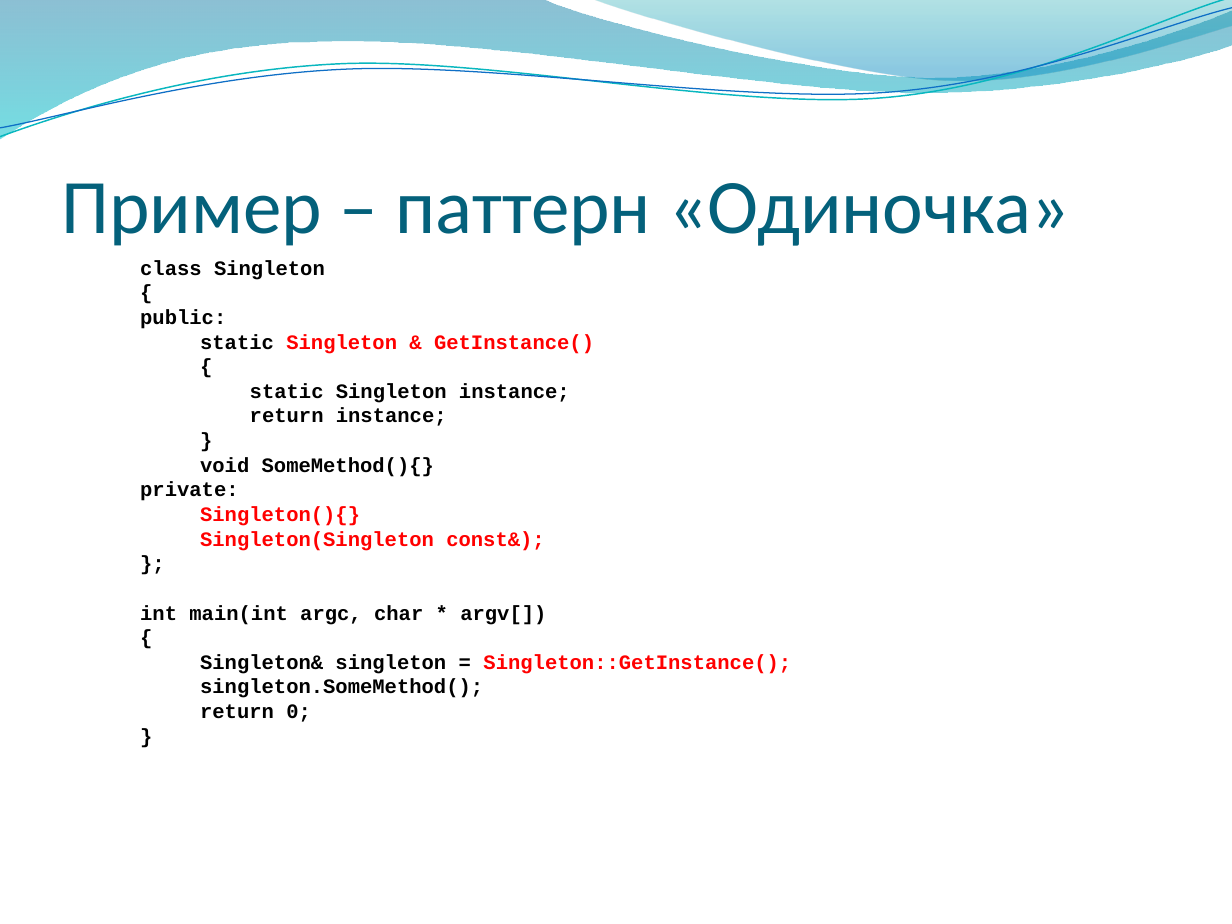
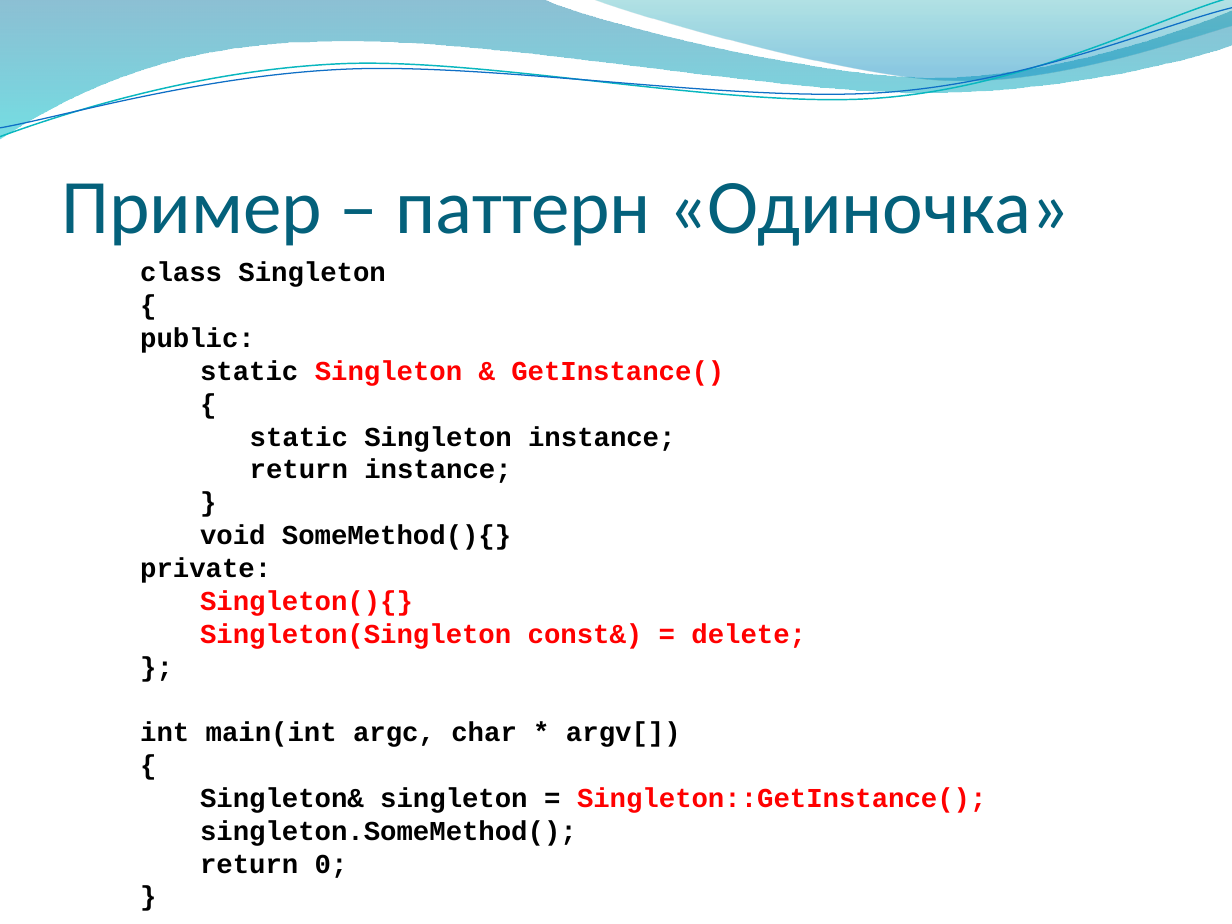
Before and after one commit to alexey-malov/oop, a slide deck: slide 87 of lectures/02/Основы ООП.pptx. Drawn at 1232x924 pixels with LibreOffice and Linux fonts; fonts in the diff are those of the drawing; background and template pictures are left out. Boxes give left, top, right and bottom in pixels: in the first picture for what was removed or moved away, otherwise in the second. Text is boxed around its words. In the diff, an @@ line names an element or a change of style, - is before the commit and + after.

Commit message:
Доработана лекция, добавлены примеры по основам классов

```diff
--- a/lectures/02/Основы ООП.pptx
+++ b/lectures/02/Основы ООП.pptx
@@ text at <box>140,262,986,878</box>: size 12 to 16 pt in "class Singleton", "{", "public:", "static Singleton & GetInstance()" and 14 more places @@
@@ text at <box>200,623,806,649</box>: text changed; size 12 to 16 pt @@
-Singleton(Singleton const&);
+Singleton(Singleton const&) = delete;
```
Also in this commit, not shown: 4 other slides changed, 3 slides added, 2 slides removed, 10 other files.
